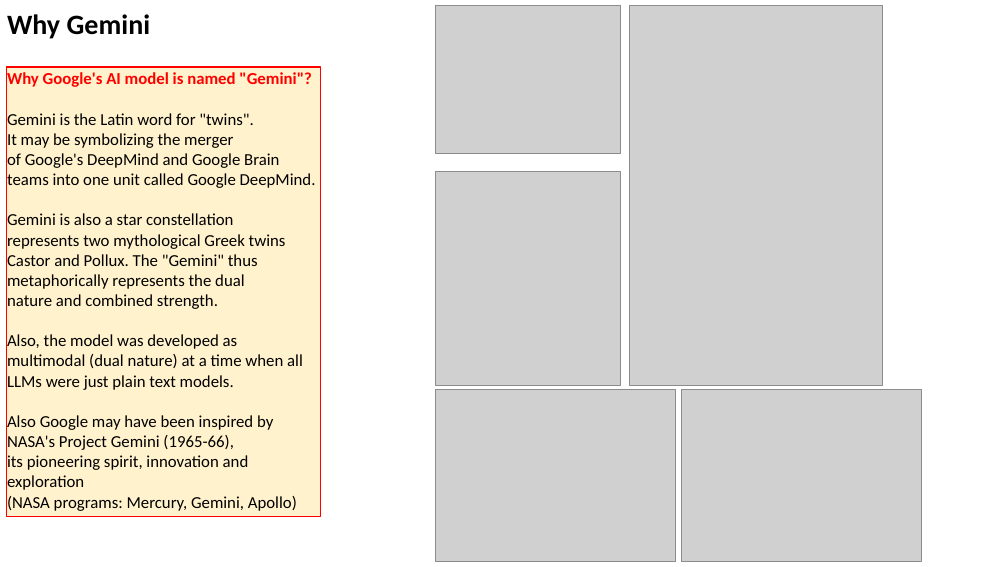
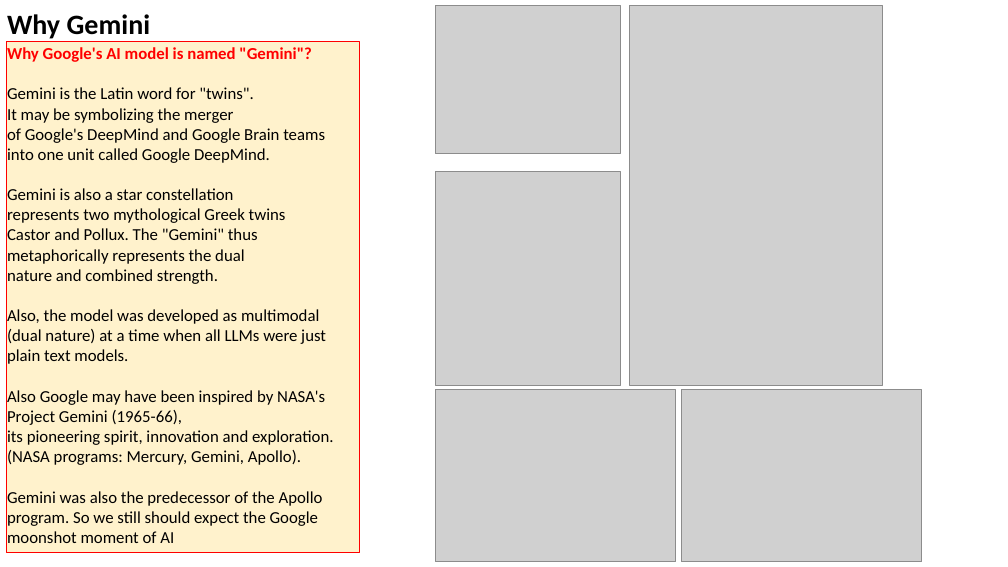
Before and after one commit to lselector/seminar, a slide deck: slide 7 of 2025/2025-05-30-AI-Updates.pptx. Drawn at 1008x567 pixels with LibreOffice and Linux fonts; fonts in the diff are those of the drawing; grey boxes stand for pictures. Boxes give left, top, right and bottom in pixels: in the first picture for what was removed or moved away, otherwise in the second. Text is boxed around its words. In the diff, an @@ line names an element or a change of style, - is before the commit and + after.

```diff
--- a/2025/2025-05-30-AI-Updates.pptx
+++ b/2025/2025-05-30-AI-Updates.pptx
@@ rectangle "Why Google's AI model is ...": place and size @@
-rectangle "Why Google's AI model is ..." at box(6, 67, 321, 516)
+rectangle "Why Google's AI model is ..." at box(6, 41, 360, 552)
@@ text in rectangle at box(7, 128, 325, 163): text changed @@
-of Google's DeepMind and Google Brain teams into one unit called Google DeepMind.
+of Google's DeepMind and Google Brain teams
+into one unit called Google DeepMind.
@@ text in rectangle at box(7, 309, 326, 364): text changed @@
-Also, the model was developed as multimodal (dual nature) at a time when all LLMs were just plain text models.
+Also, the model was developed as multimodal
+(dual nature) at a time when all LLMs were just
+plain text models.
@@ text in rectangle at box(7, 430, 334, 543): text changed @@
-its pioneering spirit, innovation and exploration
-(NASA programs: Mercury, Gemini, Apollo)
+its pioneering spirit, innovation and exploration.
+(NASA programs: Mercury, Gemini, Apollo).
+Gemini was also the predecessor of the Apollo program. So we still should expect the Google moonshot moment of AI
```
Also in this commit, not shown: 11 other slides changed, 1 slide added.
